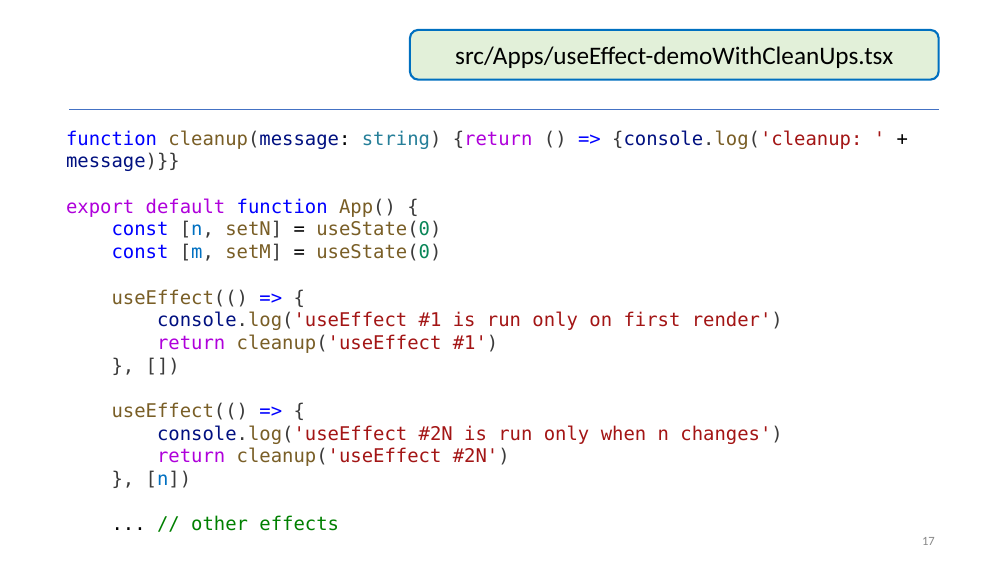
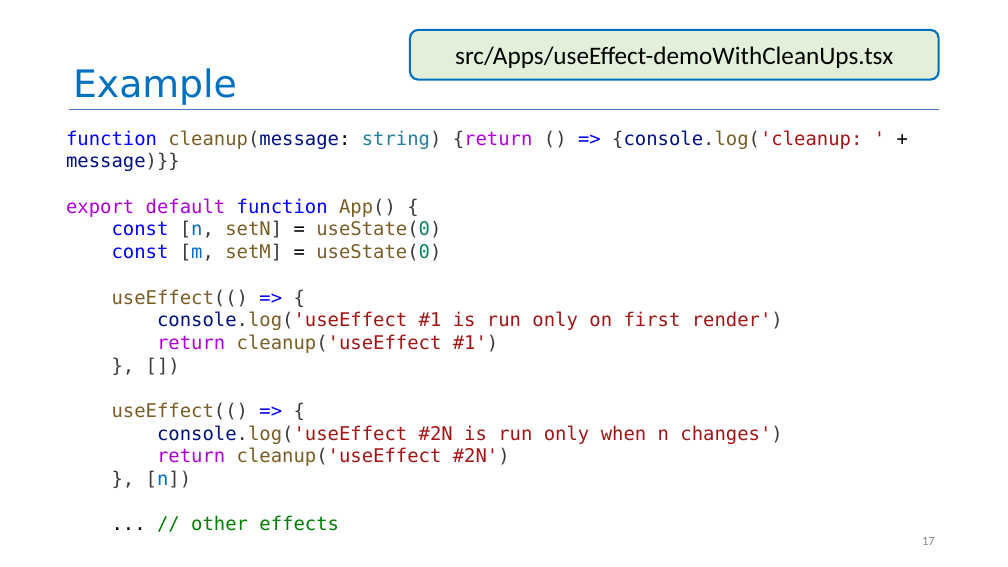
Before and after one commit to neu-se/CS4530-Fall-2024, a slide deck: slide 17 of Slides/Module 09 React Hooks.pptx. Drawn at 1008x567 pixels with LibreOffice and Linux fonts; fonts in the diff are those of the drawing. Boxes give left, top, right and bottom in pixels: in the first picture for what was removed or moved away, otherwise in the second. Text is boxed around its words. In the diff, an @@ line names an element or a change of style, - is before the commit and + after.

Commit message:
removed extra copy of m9 slides from wrong folder, updated slides to add [m,n] example

```diff
--- a/Slides/Module 09 React Hooks.pptx
+++ b/Slides/Module 09 React Hooks.pptx
@@ title added at [73, 68, 237, 105], 36 pt, text #0070C0 @@
+Example
```
Also in this commit, not shown: 3 other slides changed, 1 slide added, 1 slide removed, 3 other files.
